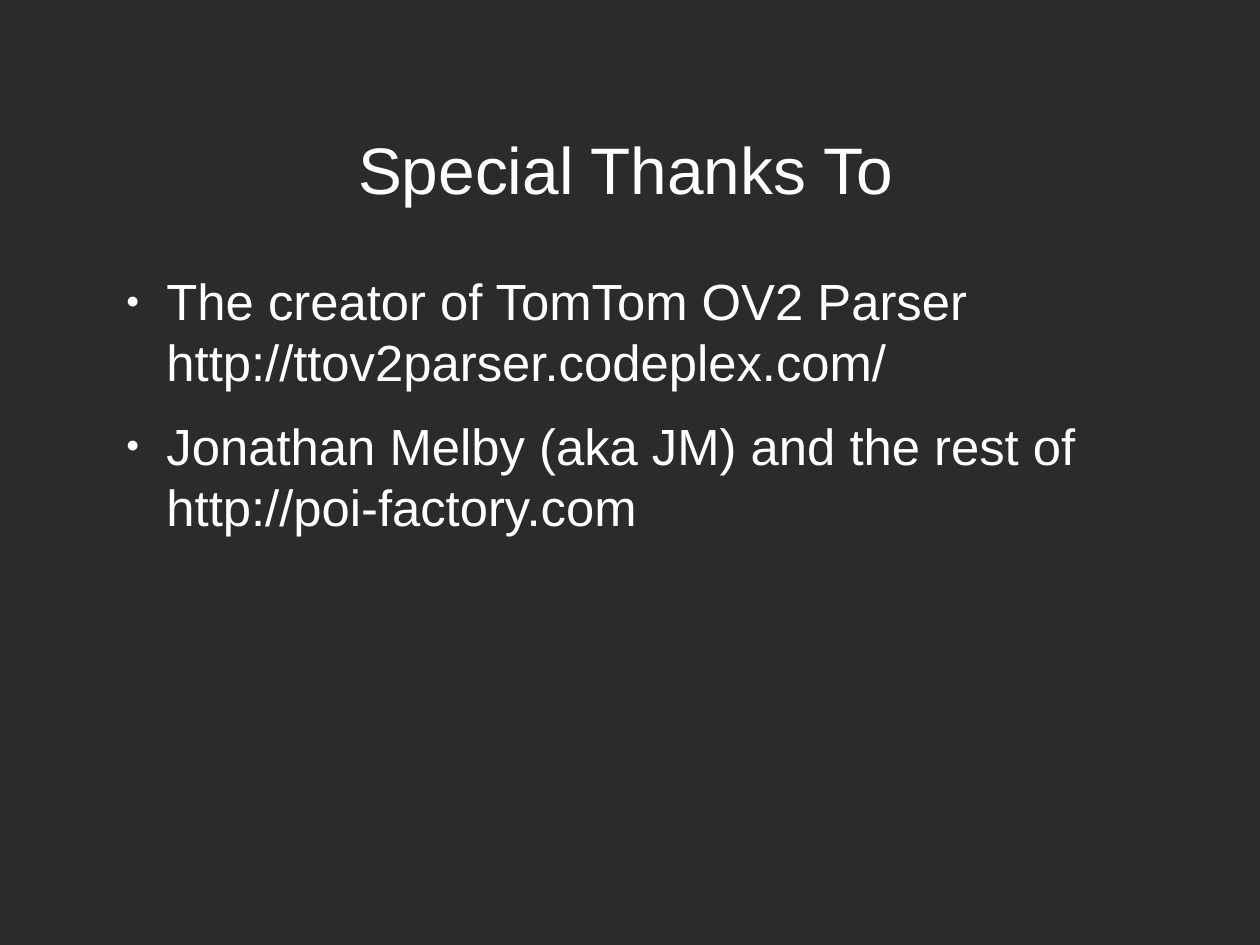
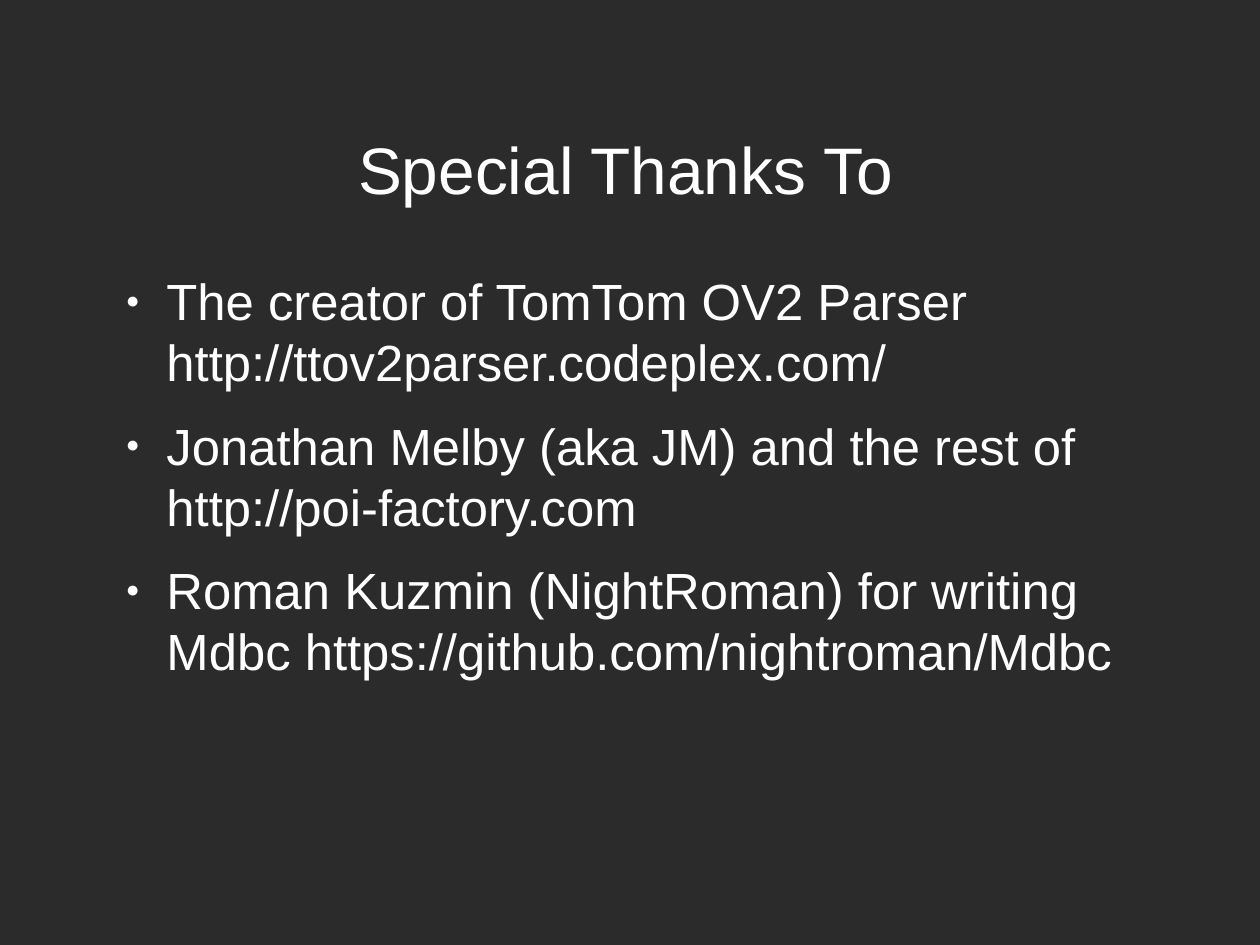
Before and after one commit to zippy1981/NYC-PowerShell-October-2011, a slide deck: slide 3 of NYC Powershell.odp. Drawn at 1260x945 pixels with LibreOffice and Linux fonts; fonts in the diff are those of the drawing; background and template pictures are left out; a plain dark background stands for a picture behind light text. Boxes give left, top, right and bottom in pixels: in the first picture for what was removed or moved away, otherwise in the second. Text is boxed around its words. In the diff, an @@ line names an element or a change of style, - is before the commit and + after.

Commit message:
Changes to the slides including corrections provided by Night Roman.

```diff
--- a/NYC Powershell.odp
+++ b/NYC Powershell.odp
@@ text at [166,572,1112,681]: paragraph added @@
+● Roman Kuzmin (NightRoman) for writing Mdbc https://github.com/nightroman/Mdbc
```
Also in this commit, not shown: 2 other slides changed.
